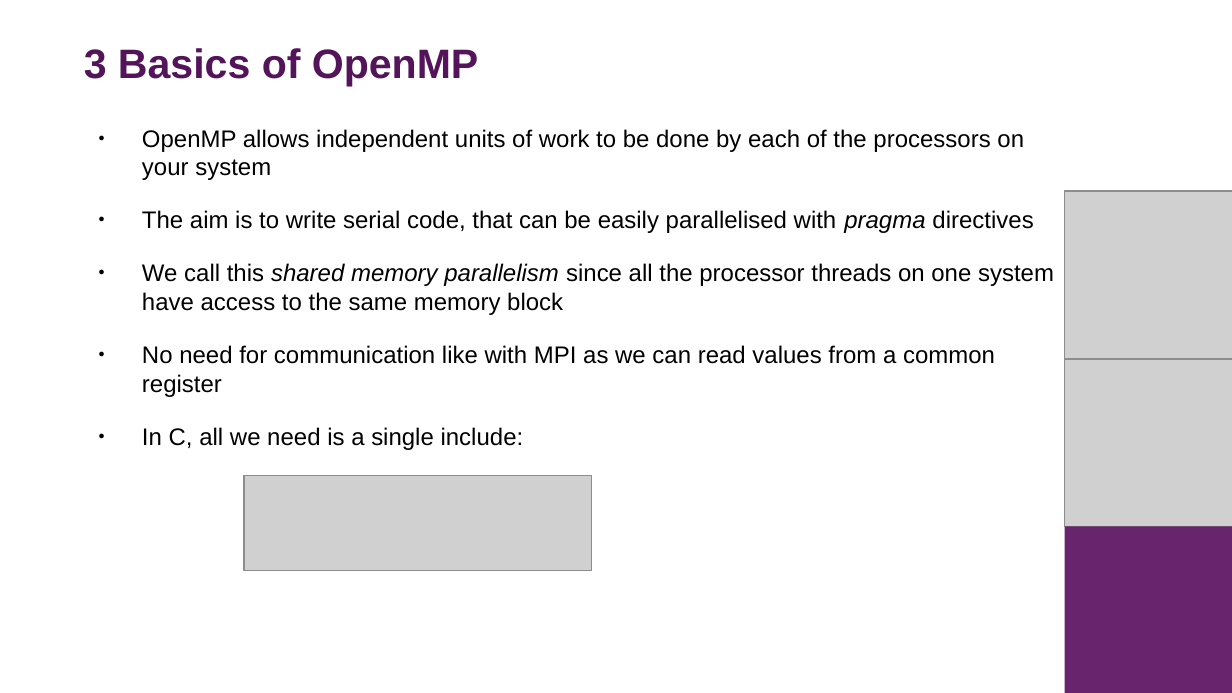
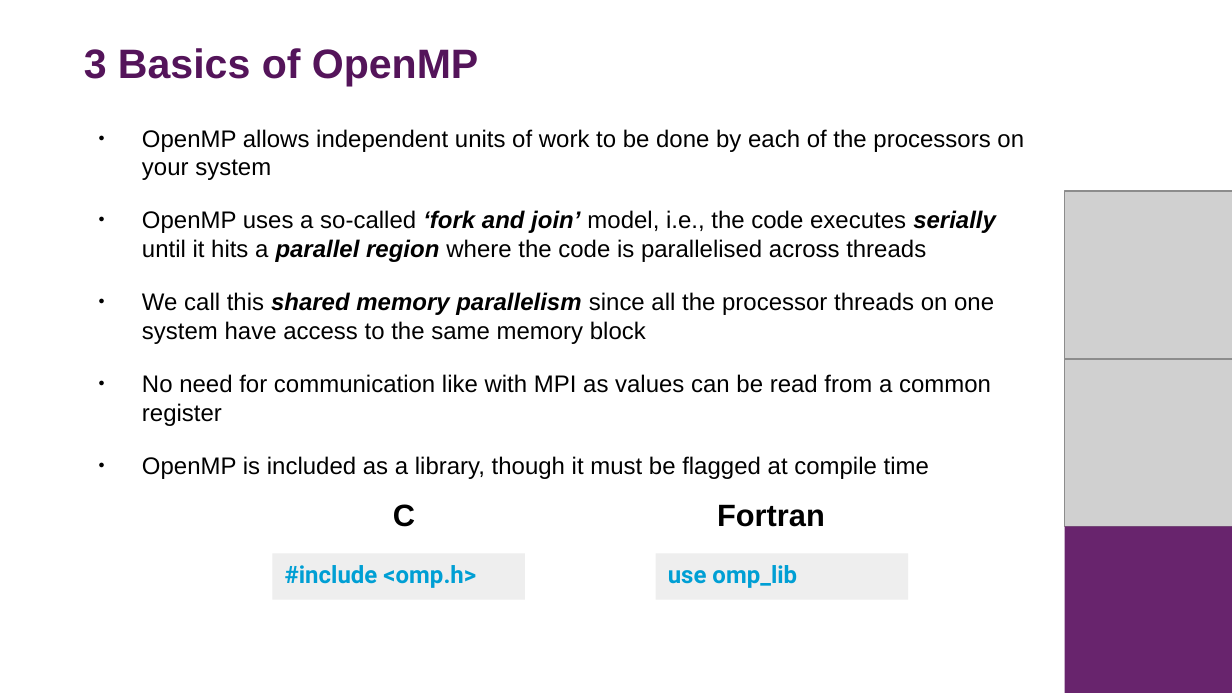
Before and after one commit to DurhamARC-Training/BasicParallelProgramming, a slide deck: slide 60 of OpenMPMPIShortCourse_Winter2025.odp (slide 61 before the commit). Drawn at 1232x693 pixels with LibreOffice and Linux fonts; fonts in the diff are those of the drawing; grey boxes stand for pictures; background and template pictures are left out. Boxes give left, top, right and bottom in pixels: in the first picture for what was removed or moved away, otherwise in the second. Text is boxed around its words. In the diff, an @@ line names an element or a change of style, - is before the commit and + after.

Commit message:
finishing scheduling example and OpenMP slides

```diff
--- a/OpenMPMPIShortCourse_Winter2025.odp
+++ b/OpenMPMPIShortCourse_Winter2025.odp
@@ text at (142, 210, 996, 262): text changed @@
-● The aim is to write serial code, that can be easily parallelised with pragma directives
+● OpenMP uses a so-called ‘fork and join’ model, i.e., the code executes serially until it hits a parallel region where the code is parallelised across threads
@@ text at (142, 292, 994, 344): bold on in "shared memory parallelism" @@
@@ text at (142, 374, 991, 479): text changed @@
-● No need for communication like with MPI as we can read values from a common register
-● In C, all we need is a single include:
+● No need for communication like with MPI as values can be read from a common register
+● OpenMP is included as a library, though it must be flagged at compile time
@@ picture removed at (244, 476, 591, 570) @@
@@ text added at (393, 504, 415, 527), 18 pt, text #000000, bold @@
+C
@@ text added at (717, 504, 825, 527), 18 pt, text #000000, bold @@
+Fortran
@@ rectangle added at (272, 553, 525, 600), fill #EEEEEE, 14 pt, text #009FD4, bold @@
+#include <omp.h>
@@ rectangle added at (655, 553, 908, 600), fill #EEEEEE, 14 pt, text #009FD4, bold @@
+use omp_lib
```
Also in this commit, not shown: 15 other slides changed, 6 slides added, 2 slides removed, 2 other files.
